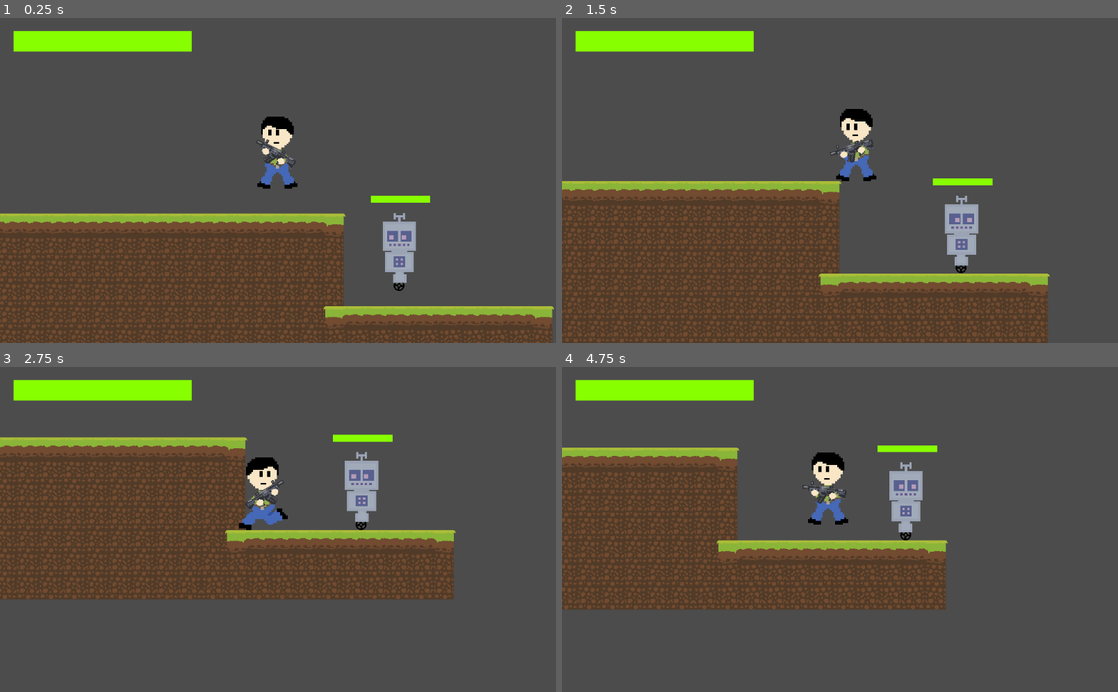
Above: before the commit, frames 1-4 (two rows, left to right).
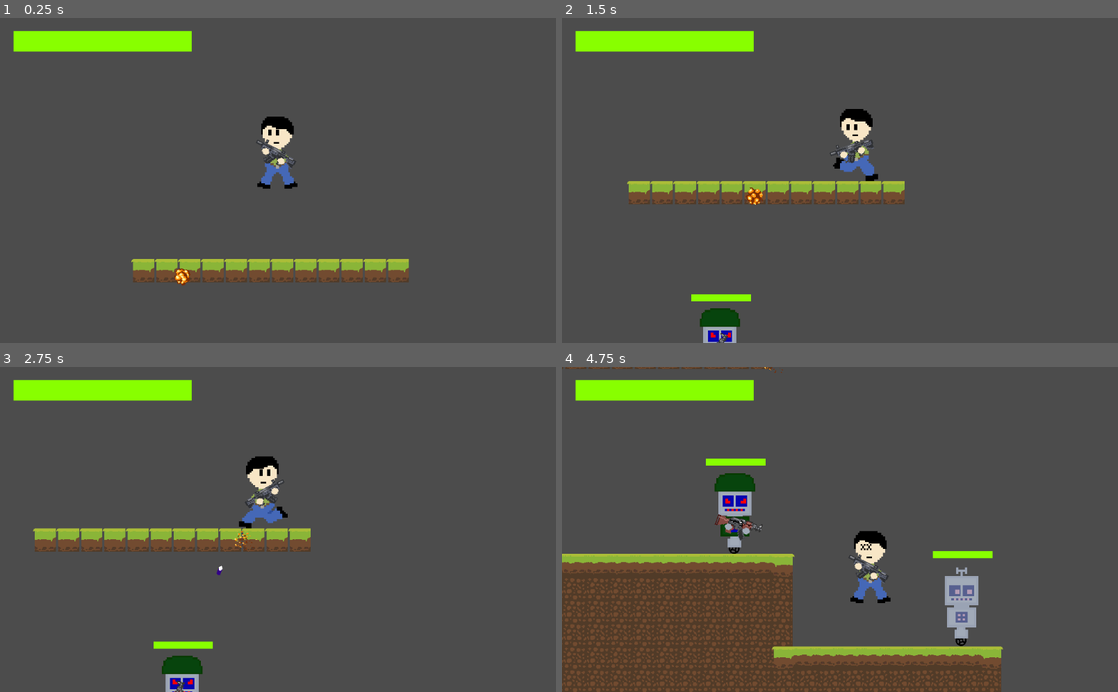
Above: after the commit, the same moments.

Repository: megarubber/green
Game: Godot game, scene res://levels/TestLevel.tscn
The game is run twice, just before and just after one commit, with the same random seed, the same clock (stepped at 60 frames per second) and the same inputs.
Inputs (mouse positions are in pixels of both pictures, inside the frame that each line leads up to):
- Up to frame 1 (0.25 s): no input
- Up to frame 2 (1.5 s): move the mouse to (962, 164) at 0.52 s; hold Right (ui_right) from 0.53 s (still down); tap Up (ui_up) at 0.77 s; move the mouse to (728, 196) at 1.27 s
- Up to frame 3 (2.75 s): tap Up (ui_up) at 1.52 s; move the mouse to (333, 458) at 2.02 s; release Right (ui_right) at 2.03 s; hold Left (ui_left) from 2.03 s (still down)
- Up to frame 4 (4.75 s): move the mouse to (812, 594) at 2.77 s; release Left (ui_left) at 2.78 s; hold Right (ui_right) 2.78-4.28 s; tap Up (ui_up) at 3.02, 3.77, 4.52 s; move the mouse to (1006, 578) at 3.52 s; move the mouse to (673, 480) at 4.27 s; hold Left (ui_left) from 4.28 s (still down)

The runs differ from the first frame. In frame 1, 30% of the frame differs, in the area x 0-100%, y 54-100%; in frame 2, 33%; in frame 3, 31%; in frame 4, 40%, in the area x 0-80%, y 0-100%.

Commit message:
feat: follower enemy's bullets damage on player

Diff:
--- a/enemy/sprites_enemy1/BasicEnemy.gd
+++ b/enemy/sprites_enemy1/BasicEnemy.gd
@@ -46,6 +46,8 @@
 	# Disable collision (bullet & tileset)
 	l_damage_area.monitorable = false
 	r_damage_area.monitorable = false
+	l_damage_area.monitoring = false
+	r_damage_area.monitoring = false
 	collider.disabled = true
 
 	# Explosions visible
@@ -75,10 +77,10 @@
 
 func _on_LeftDamageArea_area_entered(area):
 	Global.hit_side = -1
-	if area.is_in_group("bullets"):
+	if area.is_in_group("bullets_player"):
 		take_damage()
 
 func _on_RightDamageArea_area_entered(area):
 	Global.hit_side = 1
-	if area.is_in_group("bullets"):
+	if area.is_in_group("bullets_player"):
 		take_damage()
--- a/enemy/sprites_enemy1/BasicEnemy.tscn
+++ b/enemy/sprites_enemy1/BasicEnemy.tscn
@@ -155,6 +155,7 @@
 position = Vector2( -2, 100 )
 scale = Vector2( 0.104576, 0.104576 )
 frames = SubResource( 6 )
+frame = 5
 playing = true
 flip_h = true
 
@@ -163,6 +164,7 @@
 position = Vector2( -1, -5 )
 scale = Vector2( 0.613333, 0.613334 )
 frames = SubResource( 5 )
+frame = 1
 playing = true
 
 [node name="Explosion" type="Node2D" parent="."]
--- a/enemy/sprites_enemy2/FollowerEnemy.gd
+++ b/enemy/sprites_enemy2/FollowerEnemy.gd
@@ -6,6 +6,7 @@
 const SPEED_FOUNDED = 200
 const SPEED_NORMAL = 100
 const GUN_MIRROR_SIZE = 2.5
+const DAMAGE = 10
 
 # Node Referencing
 onready var wheel = $Wheel
@@ -16,7 +17,8 @@
 onready var eyes = $Head/Eyes
 onready var lifebar = $Lifebar
 onready var collider = $CollisionShape2D
-onready var damage_area = $DamageArea
+onready var l_damage_area = $LeftDamageArea
+onready var r_damage_area = $RightDamageArea
 onready var explosions = $Explosion
 onready var body = $Body
 onready var detect_area = $DetectArea
@@ -103,17 +105,13 @@
 	# Call flip and animation function
 	flip_and_animation()
 
-func _on_Area2D_body_entered(_body) -> void:
-	founded = true
-
-func _on_Area2D_body_exited(_body) -> void:
-	founded = false
-
 # Function that runs when the enemy dies
 func death():
 	# Disable collision (bullet & tileset)
-	damage_area.monitorable = false
-	damage_area.monitoring = false
+	l_damage_area.monitorable = false
+	r_damage_area.monitorable = false
+	l_damage_area.monitoring = false
+	r_damage_area.monitoring = false
 	collider.disabled = true
 	detect_area.monitorable = false
 	detect_area.monitoring = false
@@ -140,13 +138,31 @@
 	yield(t_d, "timeout")
 	queue_free()
 
-# When bullet entered on damage area
-func _on_DamageArea_area_entered(_area) -> void:
-	anim.play("flash")
-	# take damage
-	lifebar.damage(10)
-	timer.start()
-
 # When timer ends
 func on_timeout_complete() -> void:
 	anim.play("default")
+
+# take damage
+func take_damage() -> void:
+	anim.play("flash")
+	lifebar.damage(DAMAGE)
+
+func _on_LeftDamageArea_area_entered(area) -> void:
+	Global.hit_side = -1
+	# When bullet entered at left damage area
+	if area.is_in_group("bullets_player"):
+		take_damage()
+		timer.start()
+
+func _on_RightDamageArea_area_entered(area) -> void:
+	Global.hit_side = 1
+	# When bullet entered at right damage area
+	if area.is_in_group("bullets_player"):
+		take_damage()
+		timer.start()
+
+func _on_DetectArea_body_entered(_body) -> void:
+	founded = true
+
+func _on_DetectArea_body_exited(_body) -> void:
+	founded = false
--- a/enemy/sprites_enemy2/FollowerEnemy.tscn
+++ b/enemy/sprites_enemy2/FollowerEnemy.tscn
@@ -120,8 +120,8 @@
 [sub_resource type="RectangleShape2D" id=4]
 extents = Vector2( 36.9076, 111.25 )
 
-[sub_resource type="RectangleShape2D" id=11]
-extents = Vector2( 60.3261, 180.978 )
+[sub_resource type="RectangleShape2D" id=24]
+extents = Vector2( 44.0051, 185.934 )
 
 [sub_resource type="RectangleShape2D" id=7]
 extents = Vector2( 601, 377.75 )
@@ -312,7 +312,7 @@
 
 [node name="FollowerEnemy" type="KinematicBody2D" groups=["enemy"]]
 collision_layer = 8
-collision_mask = 7
+collision_mask = 6
 script = ExtResource( 9 )
 
 [node name="Wheel" type="AnimatedSprite" parent="."]
@@ -320,7 +320,6 @@
 position = Vector2( -2, 100 )
 scale = Vector2( 0.104576, 0.104576 )
 frames = SubResource( 6 )
-frame = 5
 playing = true
 
 [node name="Head" type="Sprite" parent="."]
@@ -343,18 +342,9 @@
 texture = ExtResource( 13 )
 
 [node name="CollisionShape2D" type="CollisionShape2D" parent="."]
+visible = false
 position = Vector2( -1, 3.75 )
 shape = SubResource( 4 )
-
-[node name="DamageArea" type="Area2D" parent="."]
-position = Vector2( -1, 53 )
-scale = Vector2( 0.613333, 0.613334 )
-collision_layer = 16
-collision_mask = 17
-
-[node name="CollisionShape2D" type="CollisionShape2D" parent="DamageArea"]
-position = Vector2( 1.54972e-06, -79.8912 )
-shape = SubResource( 11 )
 
 [node name="RayCast2D" type="RayCast2D" parent="."]
 position = Vector2( 44, 109 )
@@ -362,11 +352,32 @@
 cast_to = Vector2( 0, 11 )
 collision_mask = 2
 
+[node name="LeftDamageArea" type="Area2D" parent="." groups=["hitbox"]]
+position = Vector2( -1, 53 )
+scale = Vector2( 0.613333, 0.613334 )
+collision_layer = 16
+collision_mask = 17
+
+[node name="CollisionShape2D" type="CollisionShape2D" parent="LeftDamageArea"]
+position = Vector2( -48.6885, -82.0168 )
+shape = SubResource( 24 )
+
+[node name="RightDamageArea" type="Area2D" parent="." groups=["hitbox"]]
+position = Vector2( -1, 53 )
+scale = Vector2( 0.613333, 0.613334 )
+collision_layer = 16
+collision_mask = 17
+
+[node name="CollisionShape2D" type="CollisionShape2D" parent="RightDamageArea"]
+position = Vector2( 50.4477, -84.8477 )
+shape = SubResource( 24 )
+
 [node name="DetectArea" type="Area2D" parent="."]
+visible = false
 collision_layer = 64
 
 [node name="AreaShape" type="CollisionShape2D" parent="DetectArea"]
-position = Vector2( -8, -260 )
+position = Vector2( -11.3302, -258.676 )
 shape = SubResource( 7 )
 
 [node name="GunSprite" type="Sprite" parent="."]
@@ -422,6 +433,7 @@
 margin_bottom = -84.0
 rect_scale = Vector2( 0.3, 0.3 )
 
-[connection signal="area_entered" from="DamageArea" to="." method="_on_DamageArea_area_entered"]
-[connection signal="body_entered" from="DetectArea" to="." method="_on_Area2D_body_entered"]
-[connection signal="body_exited" from="DetectArea" to="." method="_on_Area2D_body_exited"]
+[connection signal="area_entered" from="LeftDamageArea" to="." method="_on_LeftDamageArea_area_entered"]
+[connection signal="area_entered" from="RightDamageArea" to="." method="_on_RightDamageArea_area_entered"]
+[connection signal="body_entered" from="DetectArea" to="." method="_on_DetectArea_body_entered"]
+[connection signal="body_exited" from="DetectArea" to="." method="_on_DetectArea_body_exited"]
--- a/levels/TestLevel.tscn
+++ b/levels/TestLevel.tscn
@@ -348,7 +348,7 @@
 position = Vector2( 512, 192 )
 
 [node name="Player" parent="." instance=ExtResource( 1 )]
-position = Vector2( 324, -106 )
+position = Vector2( 86, -808 )
 
 [node name="TileMap" type="TileMap" parent="." groups=["tilemap"]]
 z_index = -5
@@ -356,12 +356,12 @@
 collision_layer = 2
 collision_mask = 5
 format = 1
-tile_data = PoolIntArray( 65528, 0, 0, 65529, 2, 0, 65530, 2, 0, 6 …(2442 unchanged characters)…
+tile_data = PoolIntArray( -524293, 0, 0, -524292, 0, 0, -524291, 0, 0, -524290, 0, 0, -524289, 0, 0, -589824, 0, 0, -589823, 0, 0, -589822, 0, 0, -589821, 0, 0, -589820, 0, 0, -589819, 0, 0, -589818, 0, 0, 65528, 0, 0, 65529, 2, 0, 65530, 2, 0, 6 …(2442 unchanged characters)…
 
 [node name="BasicEnemy" parent="." instance=ExtResource( 3 )]
 position = Vector2( 654, 59 )
 
 [node name="FollowerEnemy" parent="." instance=ExtResource( 4 )]
-position = Vector2( -889, 116 )
+position = Vector2( -171, -327 )
 
 [node name="HUD" parent="." instance=ExtResource( 5 )]
--- a/others/bullet/Bullet.gd
+++ b/others/bullet/Bullet.gd
@@ -10,6 +10,9 @@
 # Nodes Referencing
 onready var animation = $AnimationBullet
 onready var collision = $CollisionShape2D
+
+# Get Player Node
+onready var player = get_tree().get_current_scene().get_node("Player")
 
 func _ready() -> void:
 	# Creating Timer
@@ -50,3 +53,15 @@
 
 		if body.is_in_group("enemy") || body.is_in_group("player"):
 			queue_free()
+
+func _on_LeftDamageArea_area_entered(_area) -> void:
+	if position.x > player.global_position.x:
+		Global.hit_side = -1
+	else:
+		Global.hit_side = 1
+
+func _on_RightDamageArea_area_entered(_area) -> void:
+	if position.x < player.global_position.x:
+		Global.hit_side = 1
+	else:
+		Global.hit_side = -1
--- a/others/bullet/Bullet.tscn
+++ b/others/bullet/Bullet.tscn
@@ -98,7 +98,7 @@
 "values": [ Vector2( 1, 1 ) ]
 }
 
-[node name="Bullet" type="Area2D" groups=["bullets"]]
+[node name="Bullet" type="Area2D" groups=["bullets", "bullets_player"]]
 collision_layer = 32
 collision_mask = 58
 script = ExtResource( 1 )
--- a/others/bullet/EnemyBullet.tscn
+++ b/others/bullet/EnemyBullet.tscn
@@ -98,14 +98,17 @@
 "values": [ Vector2( 1, 1 ) ]
 }
 
-[node name="EnemyBullet" type="Area2D" groups=["bullets"]]
+[sub_resource type="RectangleShape2D" id=5]
+extents = Vector2( 6.82745, 8.35592 )
+
+[node name="EnemyBullet" type="Area2D" groups=["bullets", "bullets_enemy"]]
 collision_layer = 32
 collision_mask = 19
 script = ExtResource( 1 )
 
 [node name="Sprite" type="Sprite" parent="."]
 position = Vector2( 2, 0 )
-texture = ExtResource( 3 )
+texture = ExtResource( 2 )
 
 [node name="CollisionShape2D" type="CollisionShape2D" parent="."]
 position = Vector2( 2, 0 )
@@ -121,5 +124,27 @@
 anims/Explosion = SubResource( 3 )
 anims/RESET = SubResource( 4 )
 
+[node name="LeftDamageArea" type="Area2D" parent="." groups=["hitbox"]]
+position = Vector2( -1, 53 )
+scale = Vector2( 0.613333, 0.613334 )
+collision_layer = 16
+collision_mask = 17
+
+[node name="CollisionShape2D" type="CollisionShape2D" parent="LeftDamageArea"]
+position = Vector2( -9.78262, -86.4129 )
+shape = SubResource( 5 )
+
+[node name="RightDamageArea" type="Area2D" parent="." groups=["hitbox"]]
+position = Vector2( -1, 53 )
+scale = Vector2( 0.613333, 0.613334 )
+collision_layer = 16
+collision_mask = 17
+
+[node name="CollisionShape2D" type="CollisionShape2D" parent="RightDamageArea"]
+position = Vector2( 19.2595, -86.2092 )
+shape = SubResource( 5 )
+
 [connection signal="body_entered" from="." to="." method="_on_Bullet_body_entered"]
 [connection signal="screen_exited" from="VisibilityNotifier2D" to="." method="_on_VisibilityNotifier2D_screen_exited"]
+[connection signal="area_entered" from="LeftDamageArea" to="." method="_on_LeftDamageArea_area_entered"]
+[connection signal="area_entered" from="RightDamageArea" to="." method="_on_RightDamageArea_area_entered"]
--- a/player/Player.gd
+++ b/player/Player.gd
@@ -96,11 +96,11 @@
 	player_visible(true)
 	yield(get_tree().create_timer(0.07), "timeout")
 	player_visible(false)
+	anim_eyes.play("blinking")
 	for _i in range(6):
 		yield(get_tree().create_timer(0.1), "timeout")
 		player_visible(true)
 		yield(get_tree().create_timer(0.1), "timeout")
 		player_visible(false)
-	anim_eyes.play("blinking")
 	player_visible(true)
 	hit = false
Not shown: 1 places in others/bullet/EnemyBullet.tscn that only renumber resources
